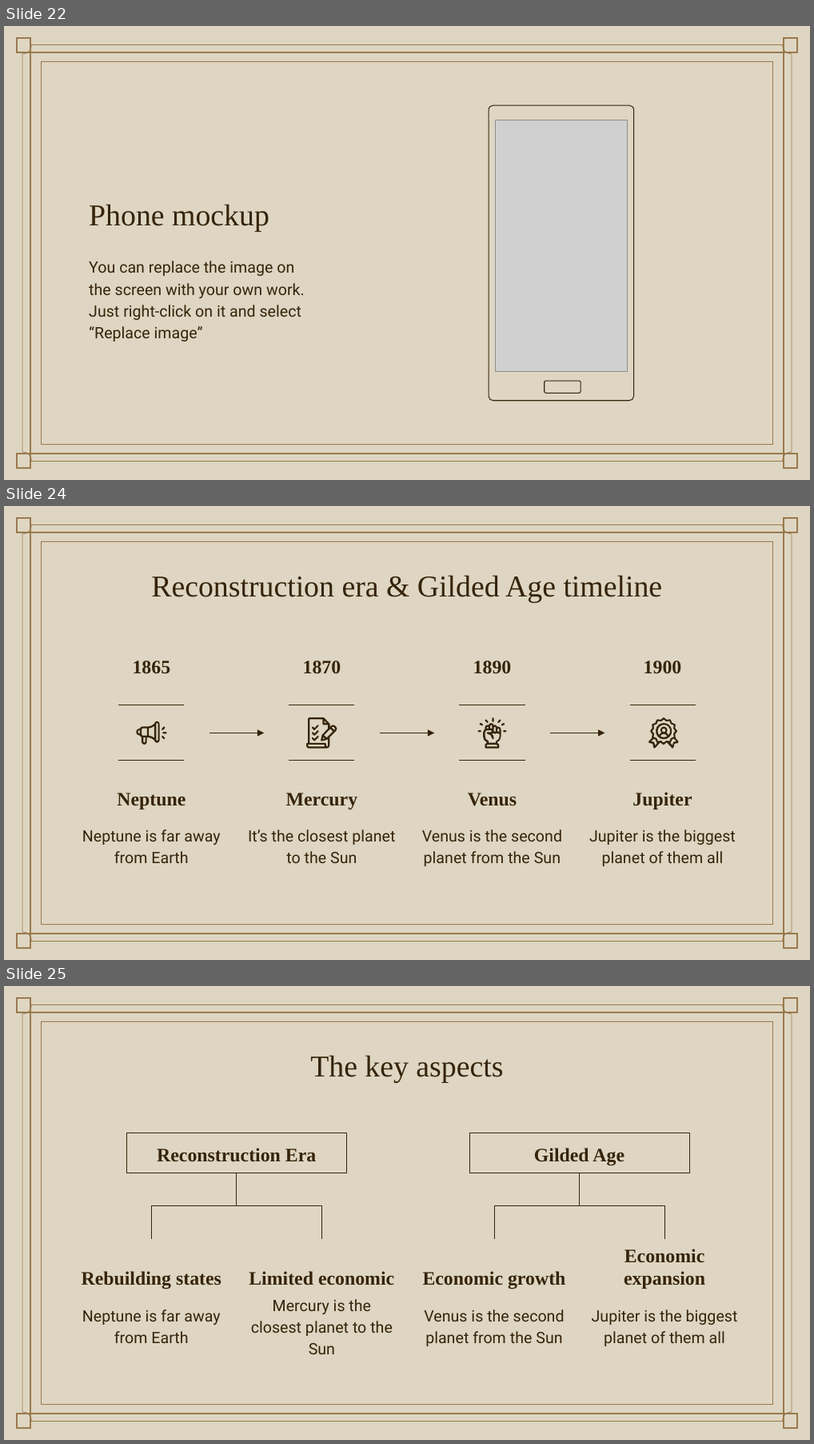
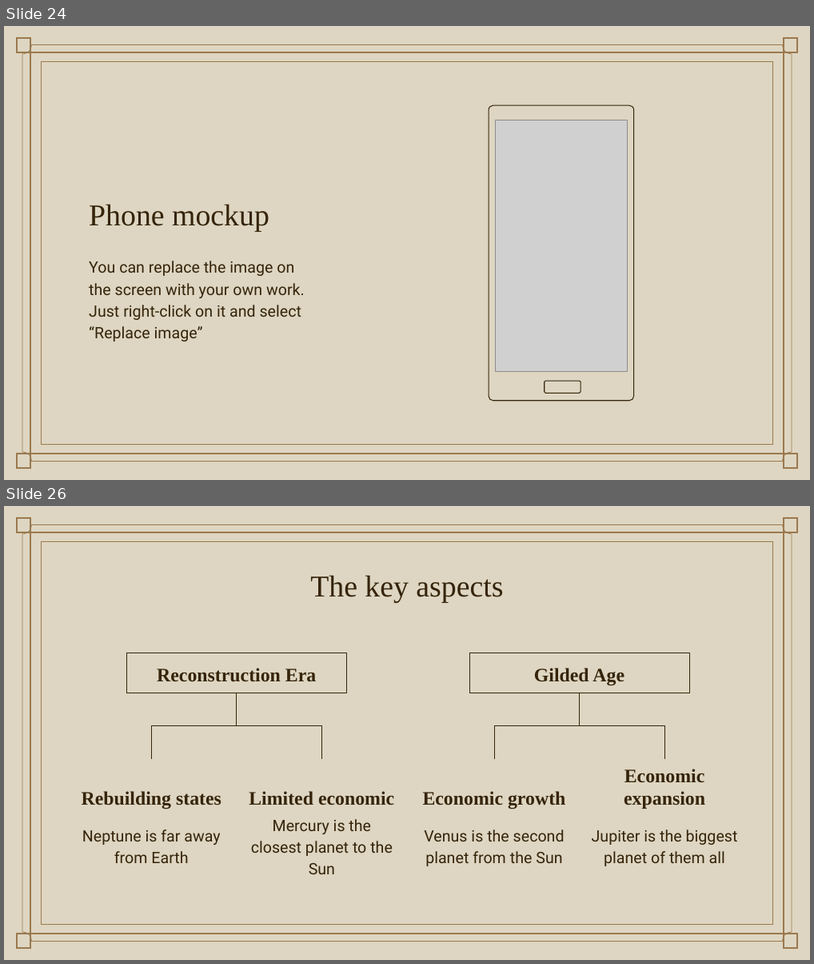
Before and after one commit to LyciaStenson/OceanLinerTycoon, a slide deck: Documents/Ocean Liner Tycoon Pitch.pptx. Shown one above the other, each under a label of ours: slides 22, 24 and 25 before the commit, slides 24 and 26 after it; the slides between them are not shown. The pictures are 814x1444 and 814x964 pixels, drawn with LibreOffice and Linux fonts; fonts in the diff are those of the drawing; grey boxes stand for pictures; background and template pictures are left out. Boxes give left, top, right and bottom in pixels: in the first picture for what was removed or moved away, otherwise in the second. Text is boxed around its words. In the diff, an @@ line names an element or a change of style, - is before the commit and + after.

```diff
--- a/Documents/Ocean Liner Tycoon Pitch.pptx
+++ b/Documents/Ocean Liner Tycoon Pitch.pptx
@@ slide 24 removed at bbox=[4, 506, 810, 960], background picture (left out); not listed: 7 template elements that a slide beside it also shows @@
@@ title removed at bbox=[151, 575, 663, 603] @@
-Reconstruction era & Gilded Age timeline
@@ text removed at bbox=[133, 660, 171, 674] @@
-1865
@@ text removed at bbox=[303, 660, 342, 674] @@
-1870
@@ text removed at bbox=[474, 660, 512, 674] @@
-1890
@@ text removed at bbox=[644, 660, 682, 673] @@
-1900
@@ line removed from (118, 705) to (185, 705) @@
@@ group removed at bbox=[136, 721, 168, 744]: 4 freeform shapes @@
@@ line removed from (290, 705) to (354, 705) @@
@@ group removed at bbox=[306, 717, 338, 748]: 4 freeform shapes @@
@@ line removed from (460, 705) to (525, 705) @@
@@ line removed from (630, 705) to (696, 705) @@
@@ freeform shape removed at bbox=[648, 717, 679, 748] @@
@@ arrow removed from (210, 732) to (265, 732) @@
@@ arrow removed from (380, 732) to (434, 732) @@
@@ group removed at bbox=[478, 717, 507, 748]: 8 freeform shapes @@
@@ arrow removed from (550, 732) to (605, 732) @@
@@ freeform shape removed at bbox=[655, 723, 673, 739] @@
@@ line removed from (118, 760) to (185, 760) @@
@@ line removed from (290, 760) to (354, 760) @@
@@ line removed from (460, 760) to (525, 760) @@
@@ line removed from (630, 760) to (696, 760) @@
@@ text removed at bbox=[117, 792, 186, 809] @@
-Neptune
@@ text removed at bbox=[286, 792, 358, 809] @@
-Mercury
@@ text removed at bbox=[468, 792, 517, 806] @@
-Venus
@@ text removed at bbox=[633, 792, 692, 809] @@
-Jupiter
@@ text removed at bbox=[82, 829, 220, 863] @@
-Neptune is far away from Earth
@@ text removed at bbox=[248, 829, 395, 863] @@
-It’s the closest planet to the Sun
@@ text removed at bbox=[422, 829, 562, 866] @@
-Venus is the second planet from the Sun
@@ text removed at bbox=[590, 829, 736, 866] @@
-Jupiter is the biggest planet of them all
@@ what was slide 22 is now slide 24 @@
@@ what was slide 25 is now slide 26 @@
```
Also in this commit, not shown: 3 slides changed, 3 slides added, 1 other slide removed, 3 other files.
